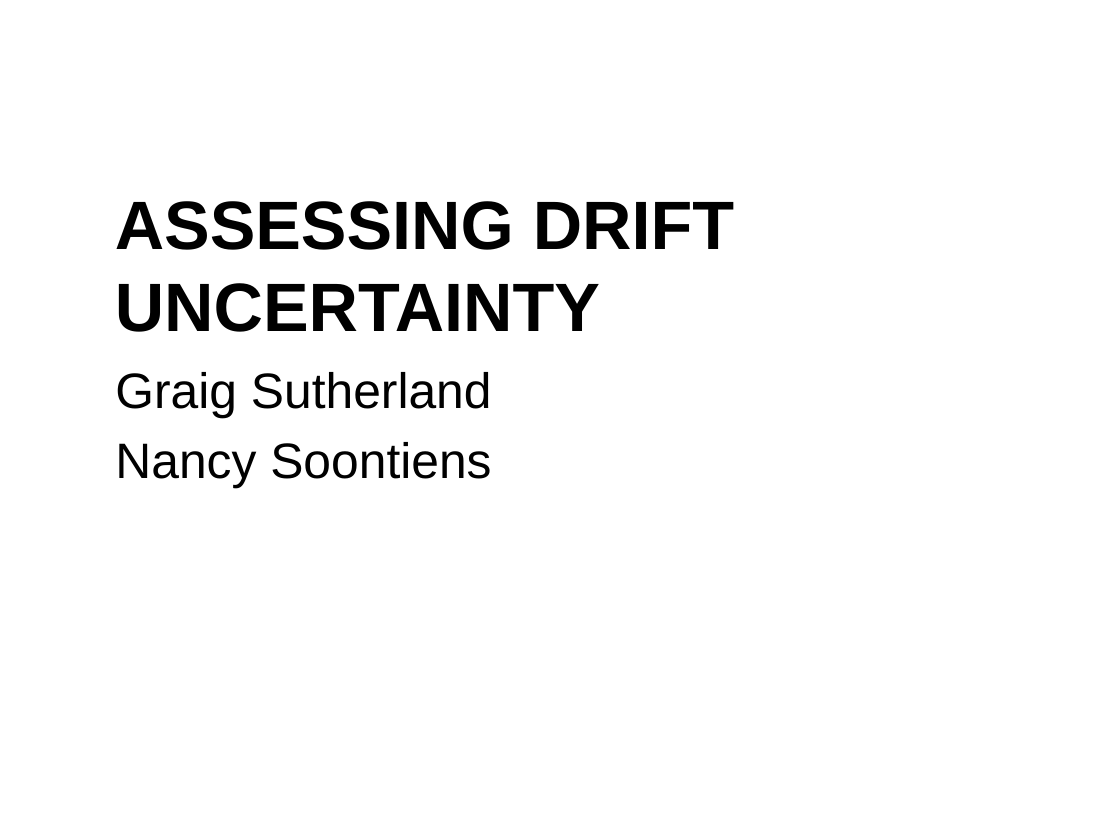
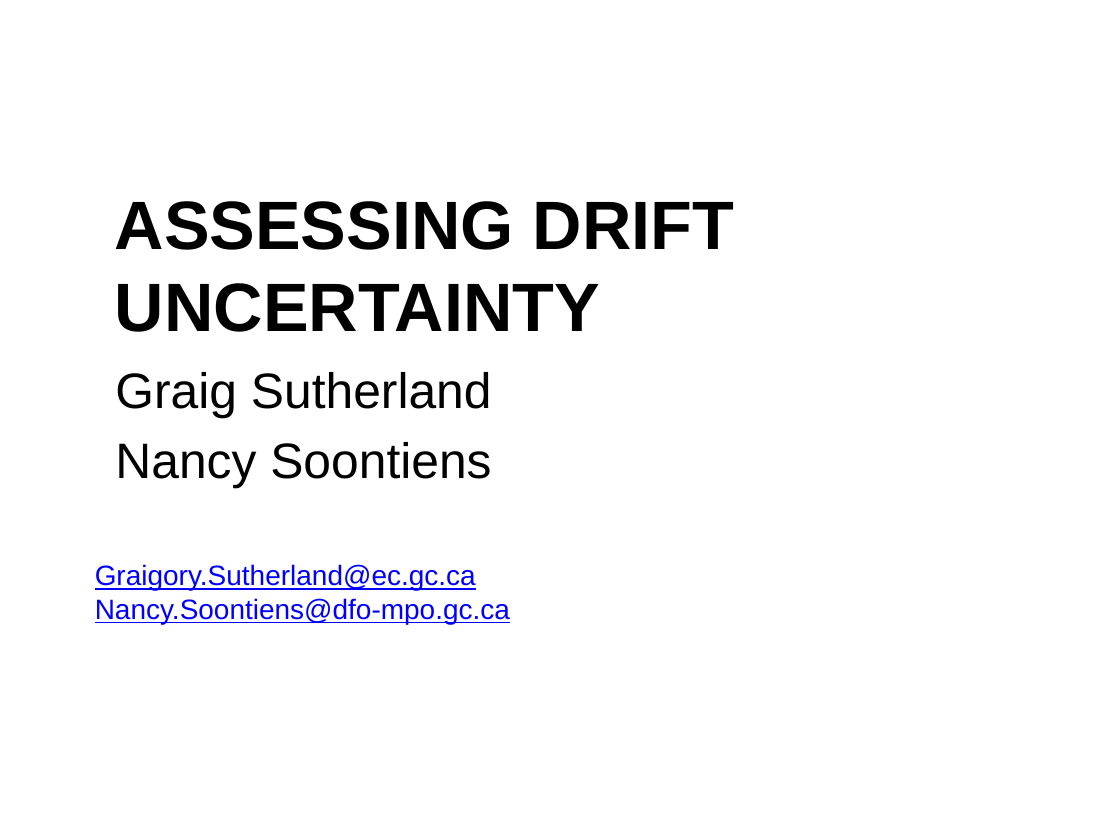
Before and after one commit to nsoontie/velocity-error, a slide deck: slide 1 of presentations/MOI-CONCEPTS-2021/Soontiens_Sutherland_drift_DFO-MOI.pptx. Drawn at 1120x840 pixels with LibreOffice and Linux fonts; fonts in the diff are those of the drawing; background and template pictures are left out. Boxes give left, top, right and bottom in pixels: in the first picture for what was removed or moved away, otherwise in the second. Text is boxed around its words. In the diff, an @@ line names an element or a change of style, - is before the commit and + after.

```diff
--- a/presentations/MOI-CONCEPTS-2021/Soontiens_Sutherland_drift_DFO-MOI.pptx
+++ b/presentations/MOI-CONCEPTS-2021/Soontiens_Sutherland_drift_DFO-MOI.pptx
@@ text added at <box>95,564,510,624</box>, 18 pt, text #0000FF, underline @@
+Graigory.Sutherland@ec.gc.ca
+Nancy.Soontiens@dfo-mpo.gc.ca
```
Also in this commit, not shown: 5 other slides changed, 2 slides added, 4 slides removed.
